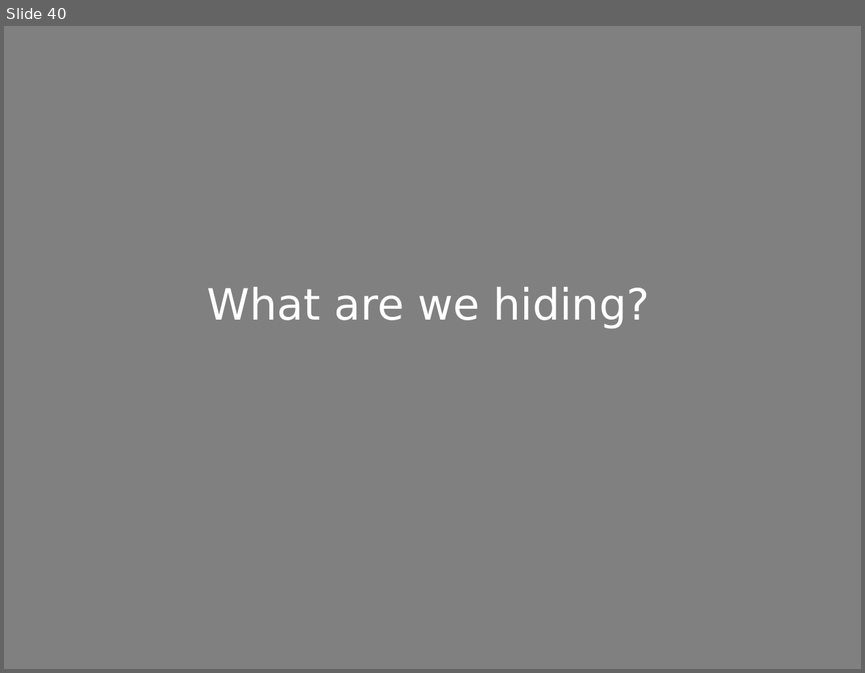
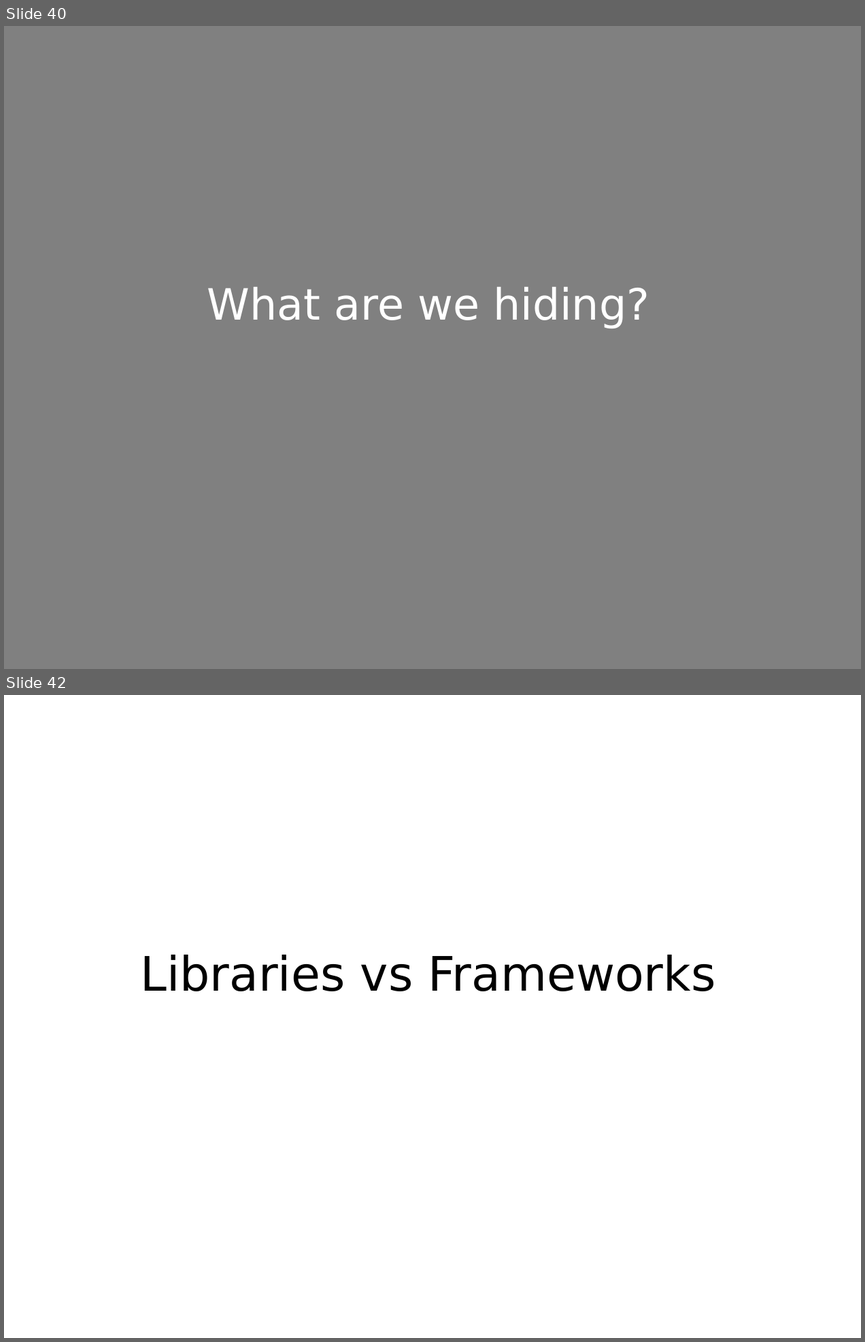
Before and after one commit to mkohler/embedded_python_presentation, a slide deck: embedded_python.odp. Shown one above the other, each under a label of ours: slide 40 before the commit, slides 40 and 42 after it; the slides between them are not shown. The pictures are 865x673 and 865x1342 pixels, drawn with LibreOffice and Linux fonts; fonts in the diff are those of the drawing; background and template pictures are left out. Boxes give left, top, right and bottom in pixels: in the first picture for what was removed or moved away, otherwise in the second. Text is boxed around its words. In the diff, an @@ line names an element or a change of style, - is before the commit and + after.

```diff
--- a/embedded_python.odp
+++ b/embedded_python.odp
@@ slide 42 added at (4,695,861,1338), background #FFFFFF @@
@@ title added at (140,955,716,991), 44 pt, text #000000 @@
+Libraries vs Frameworks
```
Also in this commit, not shown: 1 other slide added, 3 other files.
